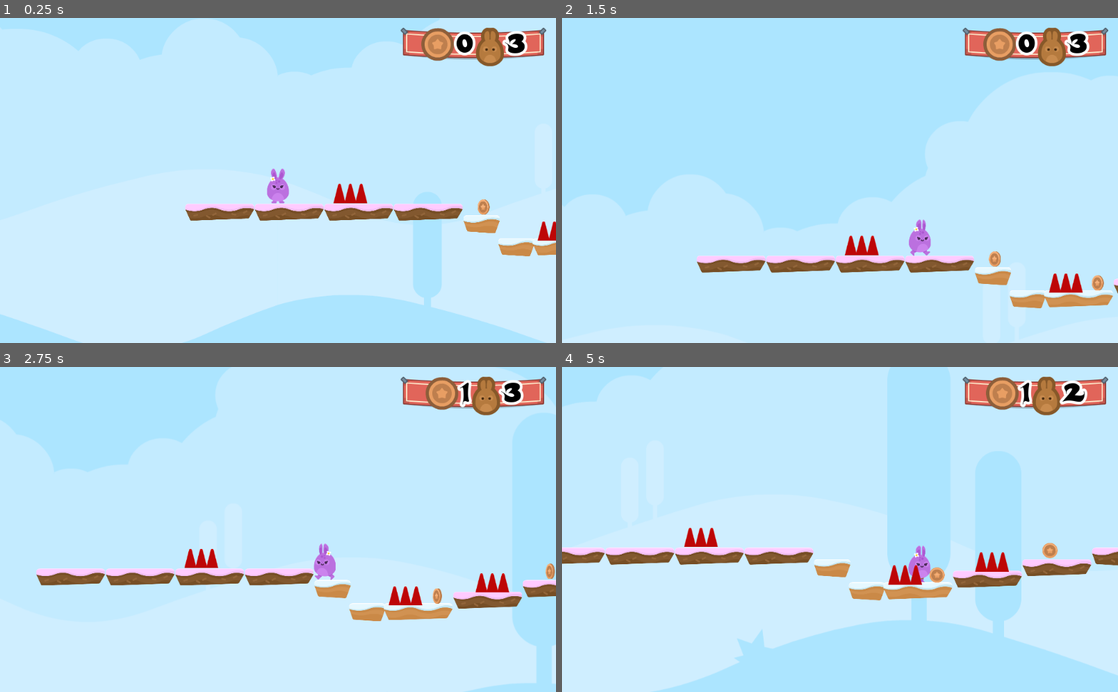
Above: before the commit, frames 1-4 (two rows, left to right).
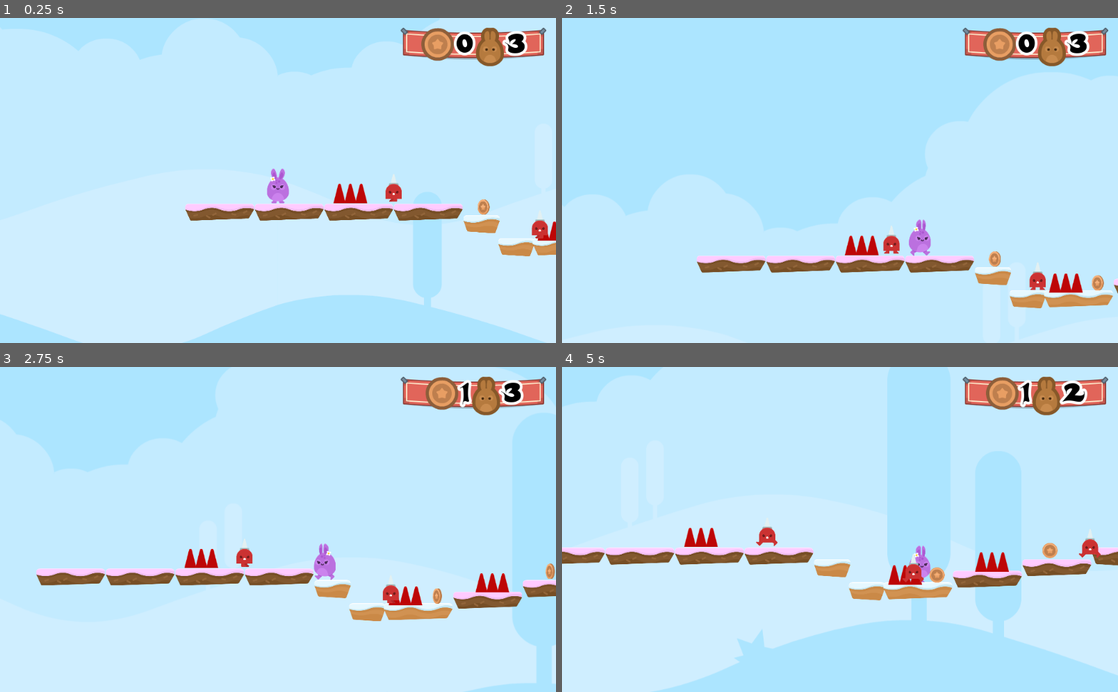
Above: after the commit, the same moments.

Repository: KennedyMungai/SimplePlatformer
Game: Godot game, scene res://Scenes/Levels/Level1.tscn
Two runs of this game, one before a commit and one after it. Both use one fixed random seed, a clock stepped at 60 frames per second and the inputs below.
Inputs:
- Up to frame 1 (0.25 s): no input
- Up to frame 2 (1.5 s): hold D (right) from 0.53 s (still down); tap W (jump) at 0.77 s
- Up to frame 3 (2.75 s): tap W (jump) at 1.52 s; release D (right) at 2.03 s; hold A (left) from 2.03 s (still down)
- Up to frame 4 (5 s): tap W (jump) at 3.02, 3.77, 4.52 s; release A (left) at 4.28 s; hold D (right) from 4.28 s (still down)

The runs differ from the first frame. In frame 1, 0.3% of the frame differs, in the area x 69-99%, y 48-68%; in frame 2, 0.3%; in frame 3, 0.3%; in frame 4, 0.5%, in the area x 34-97%, y 49-67%.

Commit message:
Added the spike men onto the scene

Diff:
--- a/Scenes/Levels/Level1.tscn
+++ b/Scenes/Levels/Level1.tscn
@@ -8,6 +8,7 @@
 [ext_resource path="res://Scripts/GameState.gd" type="Script" id=6]
 [ext_resource path="res://Scenes/GUI.tscn" type="PackedScene" id=7]
 [ext_resource path="res://Scenes/Coin.tscn" type="PackedScene" id=8]
+[ext_resource path="res://Scenes/SpikeMan.tscn" type="PackedScene" id=9]
 
 [node name="Level1" type="Node2D"]
 script = ExtResource( 6 )
@@ -119,3 +120,23 @@
 
 [node name="Coin19" parent="Coins" instance=ExtResource( 8 )]
 position = Vector2( 2672, 1217 )
+
+[node name="SpikeMen" type="Node" parent="."]
+
+[node name="SpikeMan" parent="SpikeMen" instance=ExtResource( 9 )]
+position = Vector2( 664, 40 )
+
+[node name="SpikeMan2" parent="SpikeMen" instance=ExtResource( 9 )]
+position = Vector2( 1472, 242 )
+
+[node name="SpikeMan3" parent="SpikeMen" instance=ExtResource( 9 )]
+position = Vector2( 2448, 105 )
+
+[node name="SpikeMan4" parent="SpikeMen" instance=ExtResource( 9 )]
+position = Vector2( 3521, -80 )
+
+[node name="SpikeMan5" parent="SpikeMen" instance=ExtResource( 9 )]
+position = Vector2( 5248, -400 )
+
+[node name="SpikeMan6" parent="SpikeMen" instance=ExtResource( 9 )]
+position = Vector2( 5896, -80 )
Not shown: 1 places in Scenes/Levels/Level1.tscn that only renumber resources
